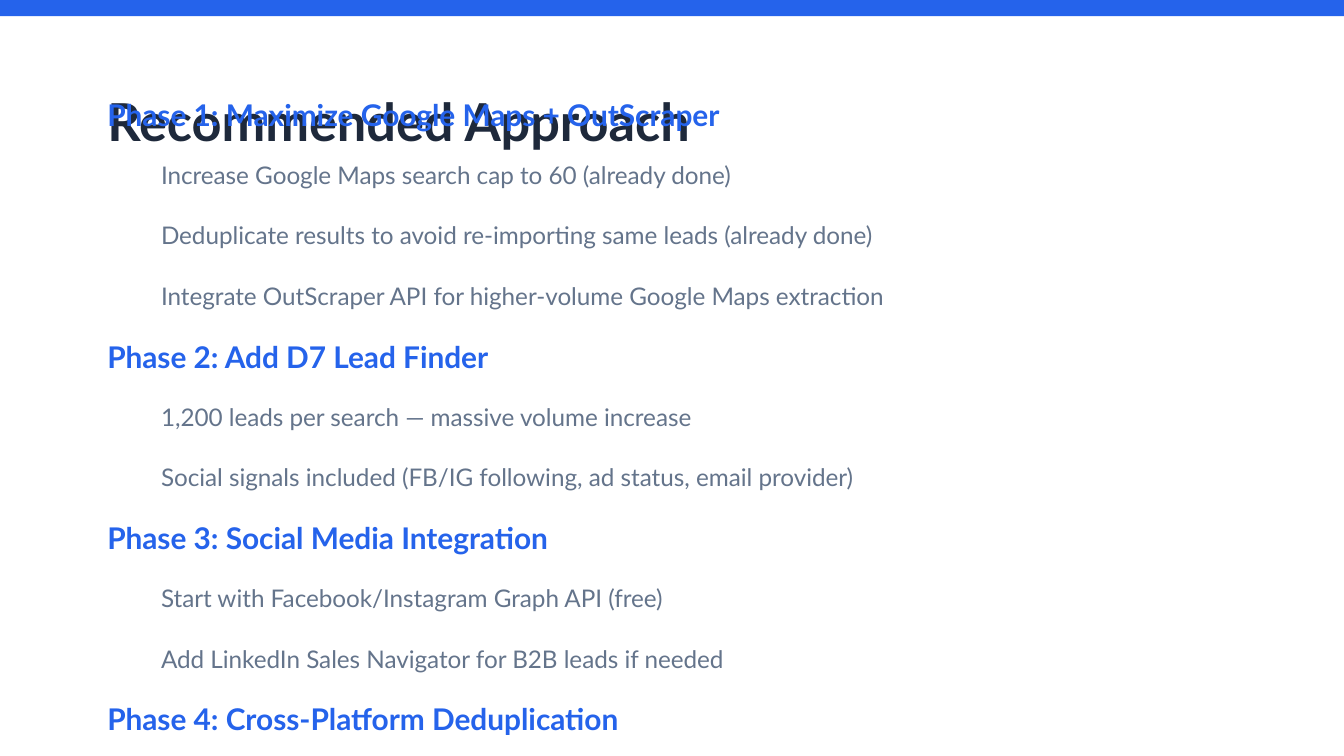
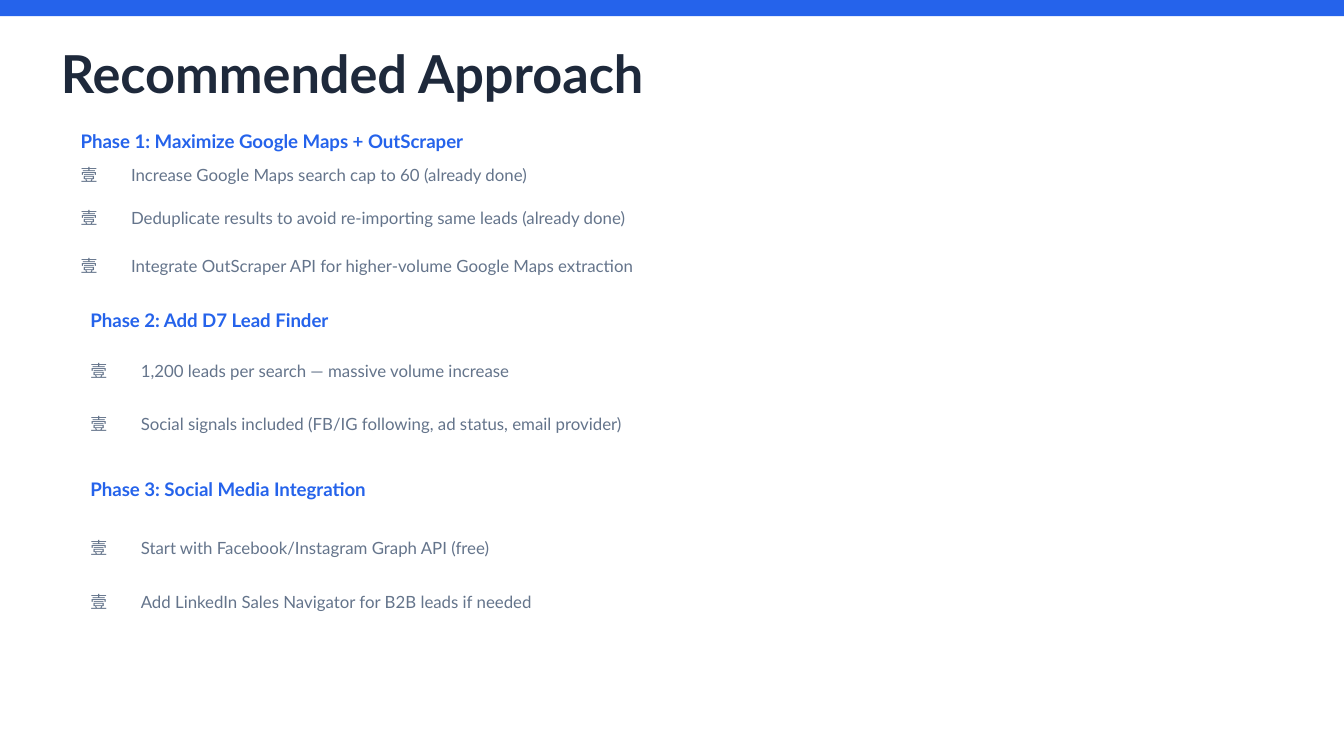
Before and after one commit to gaukaichuan/Lead-generator-, a slide deck: slide 9 of Sales_Lead_Generator_Proposal.pptx. Drawn at 1344x756 pixels with LibreOffice and Linux fonts; fonts in the diff are those of the drawing. Boxes give left, top, right and bottom in pixels: in the first picture for what was removed or moved away, otherwise in the second. Text is boxed around its words. In the diff, an @@ line names an element or a change of style, - is before the commit and + after.

```diff
--- a/Sales_Lead_Generator_Proposal.pptx
+++ b/Sales_Lead_Generator_Proposal.pptx
@@ text "Recommended Approach": place and size @@
-text "Recommended Approach" at box(107, 102, 690, 150)
+text "Recommended Approach" at box(61, 54, 643, 102)
@@ text "Phase 1: Maximize Google Maps ...": place and size @@
-text "Phase 1: Maximize Google Maps ..." at box(107, 100, 719, 132)
+text "Phase 1: Maximize Google Maps ..." at box(81, 134, 463, 152)
@@ text "Increase Google Maps search cap ...": place and size @@
-text "Increase Google Maps search cap ..." at box(161, 165, 731, 189)
+text "Increase Google Maps search cap ..." at box(131, 168, 526, 184)
@@ text "Deduplicate results to avoid re-importing ...": place and size @@
-text "Deduplicate results to avoid re-importing ..." at box(161, 225, 873, 249)
+text "Deduplicate results to avoid re-importing ..." at box(131, 211, 625, 227)
@@ text "Integrate OutScraper API for higher-volume ...": place and size @@
-text "Integrate OutScraper API for higher-volume ..." at box(161, 287, 884, 310)
+text "Integrate OutScraper API for higher-volume ..." at box(131, 259, 633, 275)
@@ text "Phase 2: Add D7 Lead ...": place and size @@
-text "Phase 2: Add D7 Lead ..." at box(107, 346, 488, 369)
+text "Phase 2: Add D7 Lead ..." at box(90, 313, 328, 327)
@@ text "1,200 leads per search — ...": place and size @@
-text "1,200 leads per search — ..." at box(161, 408, 691, 430)
+text "1,200 leads per search — ..." at box(141, 364, 509, 380)
@@ text "Social signals included (FB/IG following, ...": place and size @@
-text "Social signals included (FB/IG following, ..." at box(161, 467, 854, 491)
+text "Social signals included (FB/IG following, ..." at box(141, 417, 622, 433)
@@ size 16 to 10 pt in 3 elements at box(81, 134, 463, 152), box(90, 313, 328, 327), box(90, 482, 366, 500) @@
@@ text "Phase 3: Social Media Integration": place and size @@
-text "Phase 3: Social Media Integration" at box(107, 527, 548, 555)
+text "Phase 3: Social Media Integration" at box(90, 482, 366, 500)
@@ text "Start with Facebook/Instagram Graph API ...": place and size @@
-text "Start with Facebook/Instagram Graph API ..." at box(161, 588, 662, 612)
+text "Start with Facebook/Instagram Graph API ..." at box(141, 541, 489, 557)
@@ size 13 to 9 pt; bullet circle to ea1ChsPlain in 7 elements at box(131, 168, 526, 184), box(131, 211, 625, 227), box(131, 259, 633, 275), box(141, 364, 509, 380), box(141, 541, 489, 557), box(141, 417, 622, 433), box(141, 595, 532, 611) @@
@@ text "Add LinkedIn Sales Navigator for ...": place and size @@
-text "Add LinkedIn Sales Navigator for ..." at box(161, 650, 724, 673)
+text "Add LinkedIn Sales Navigator for ..." at box(141, 595, 532, 611)
@@ text removed at box(107, 708, 618, 735) @@
-Phase 4: Cross-Platform Deduplication
```
Also in this commit, not shown: 8 other slides changed, 2 other files.
